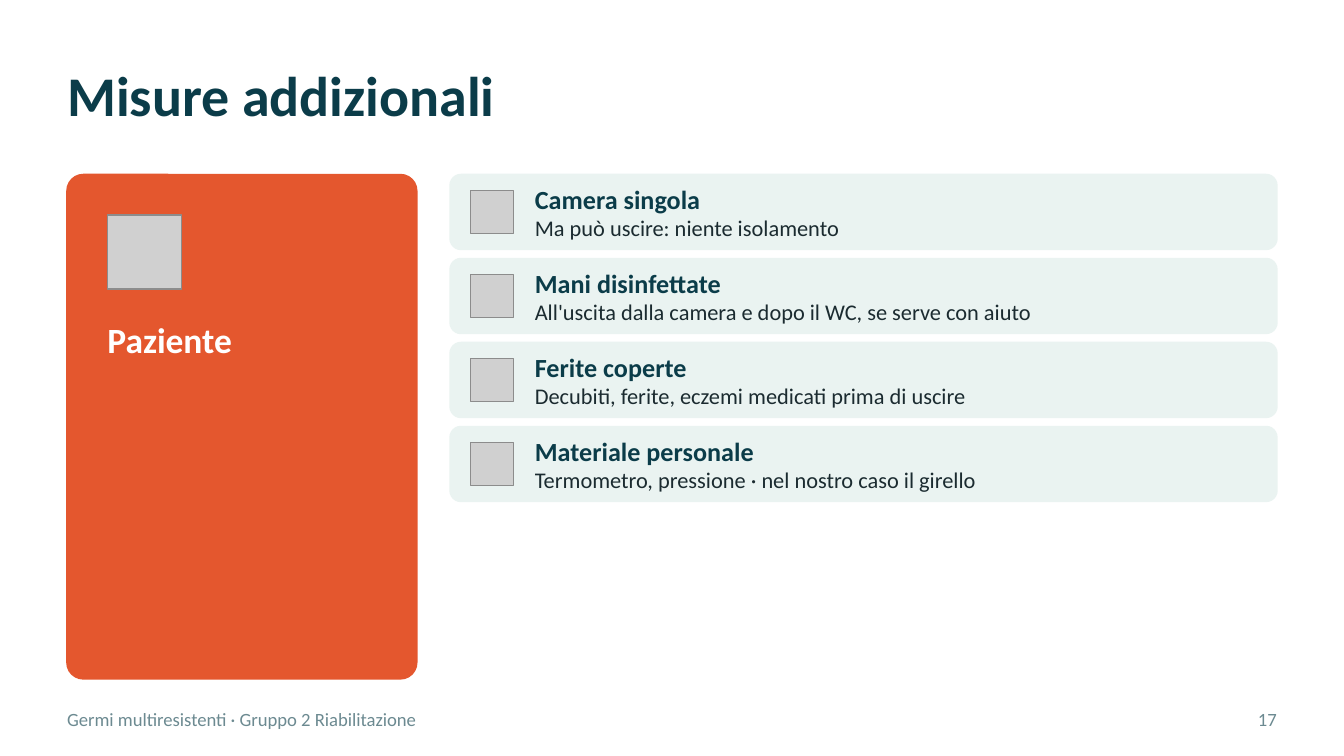
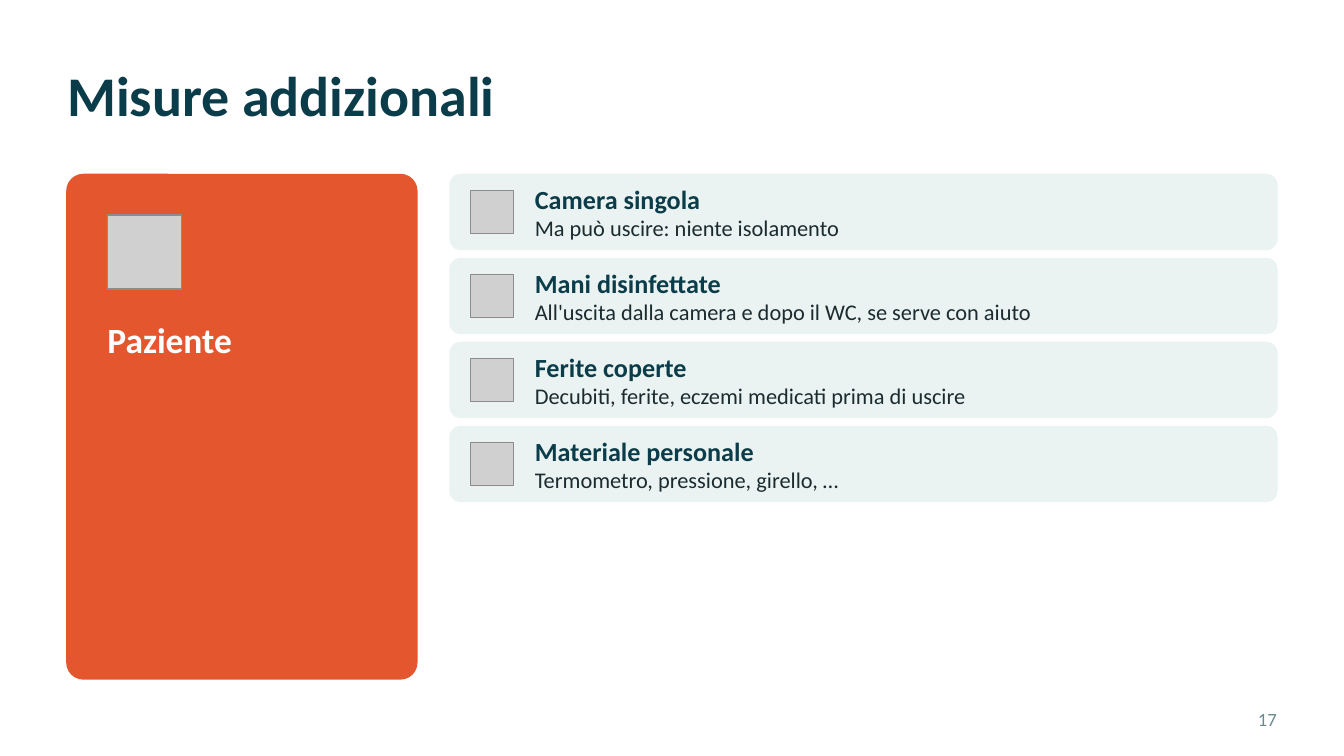
Before and after one commit to theRealCB/04_SSPSS, a slide deck: slide 61 of Situazioni di cura/Multiresistenze/Multiresistenze_Gruppo2_v6.pptx (slide 62 before the commit). Drawn at 1344x756 pixels with LibreOffice and Linux fonts; fonts in the diff are those of the drawing; grey boxes stand for pictures. Boxes give left, top, right and bottom in pixels: in the first picture for what was removed or moved away, otherwise in the second. Text is boxed around its words. In the diff, an @@ line names an element or a change of style, - is before the commit and + after.

```diff
--- a/Situazioni di cura/Multiresistenze/Multiresistenze_Gruppo2_v6.pptx
+++ b/Situazioni di cura/Multiresistenze/Multiresistenze_Gruppo2_v6.pptx
@@ text at [535,472,818,492]: text changed @@
-Termometro, pressione · nel nostro caso il girello
+Termometro, pressione, girello, …
@@ text removed at [67,713,416,729] @@
-Germi multiresistenti · Gruppo 2 Riabilitazione
```
Also in this commit, not shown: 79 other slides changed, 1 slide added, 1 slide removed, 3 other files.
